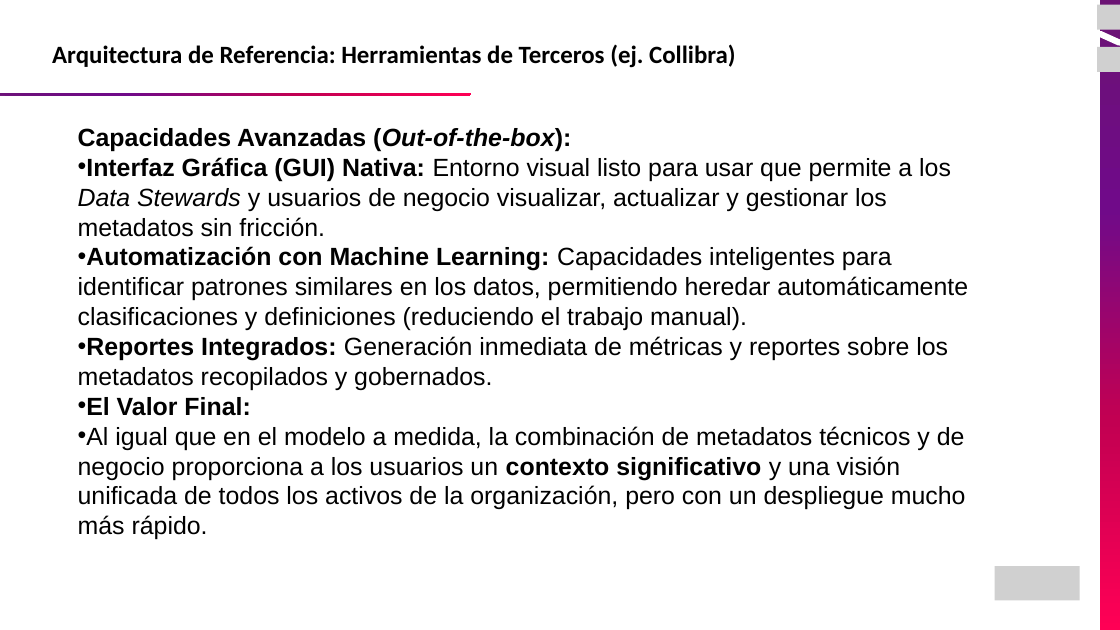
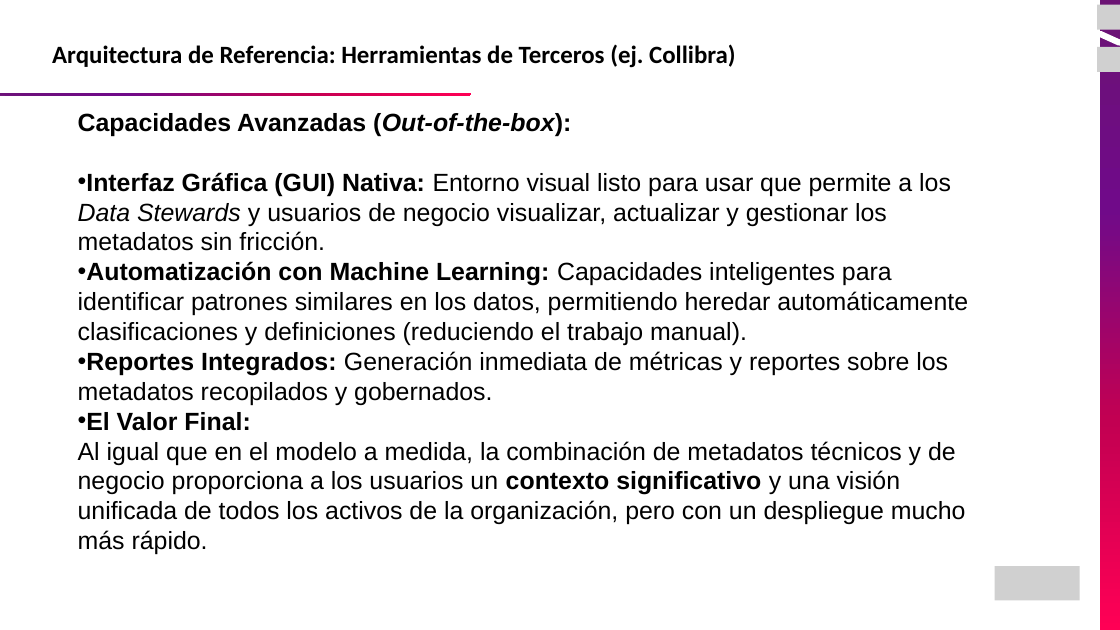
Before and after one commit to JEstebanMejiaV/curso-ingenieria-de-datos, a slide deck: slide 25 of modulo-06_Gobierno y Calidad de Datos/01_Introduccion Gobierno de Datos.pptx (slide 28 before the commit). Drawn at 1120x630 pixels with LibreOffice and Linux fonts; fonts in the diff are those of the drawing; grey boxes stand for pictures. Boxes give left, top, right and bottom in pixels: in the first picture for what was removed or moved away, otherwise in the second. Text is boxed around its words. In the diff, an @@ line names an element or a change of style, - is before the commit and + after.

```diff
--- a/modulo-06_Gobierno y Calidad de Datos/01_Introduccion Gobierno de Datos.pptx
+++ b/modulo-06_Gobierno y Calidad de Datos/01_Introduccion Gobierno de Datos.pptx
@@ text "Capacidades Avanzadas (Out-of-the-box):": place and size @@
-text "Capacidades Avanzadas (Out-of-the-box):" at (78,128,968,540)
+text "Capacidades Avanzadas (Out-of-the-box):" at (78,113,968,555)
@@ text at (78,441,966,555): bullet • to none @@
```
Also in this commit, not shown: 16 other slides changed, 2 slides added, 5 slides removed, 3 other files.
